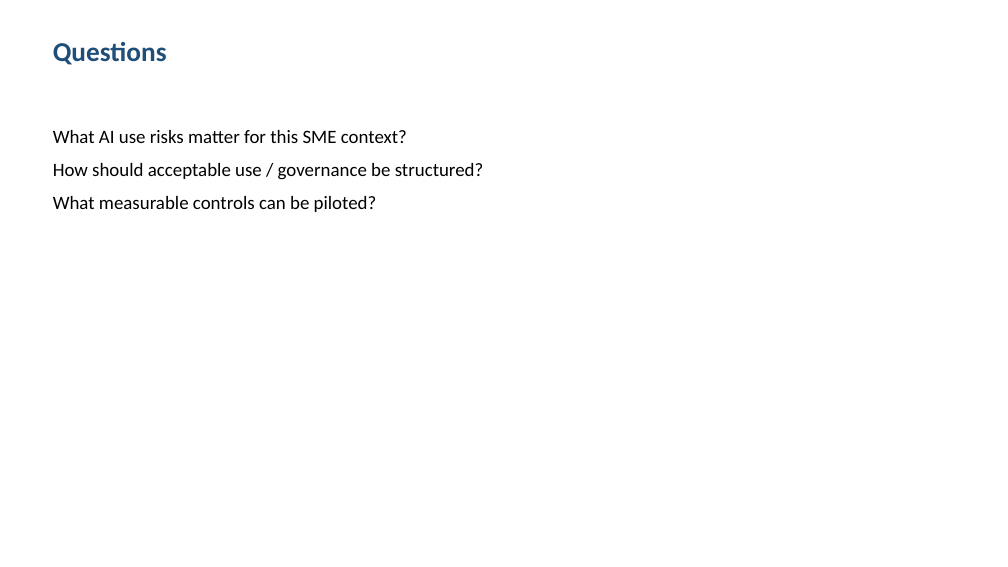
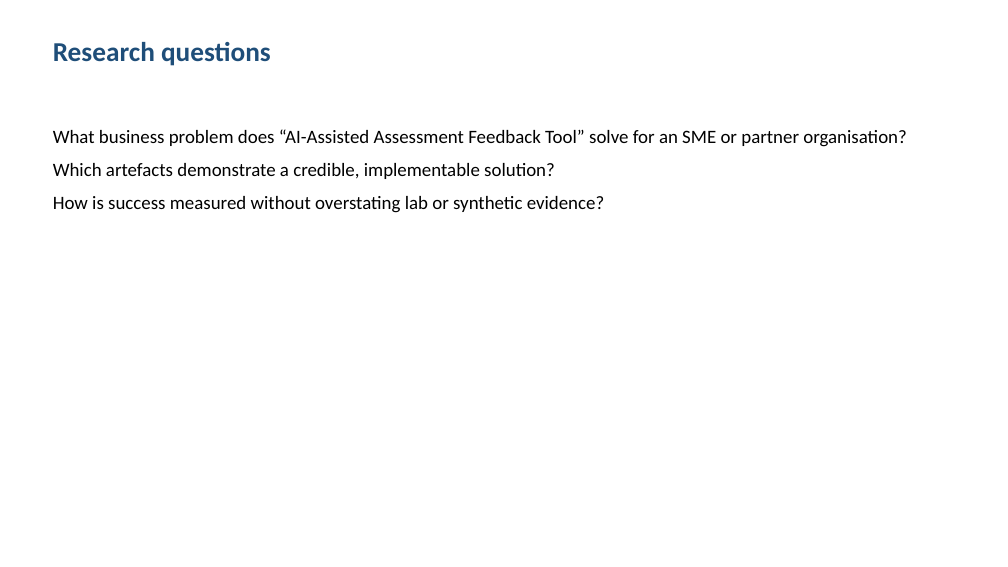
Before and after one commit to shohrabniaz/ai-assisted-assessment-feedback-tool, a slide deck: slide 2 of Final_Submission/02_Presentation.pptx. Drawn at 1008x567 pixels with LibreOffice and Linux fonts; fonts in the diff are those of the drawing. Boxes give left, top, right and bottom in pixels: in the first picture for what was removed or moved away, otherwise in the second. Text is boxed around its words. In the diff, an @@ line names an element or a change of style, - is before the commit and + after.

```diff
--- a/Final_Submission/02_Presentation.pptx
+++ b/Final_Submission/02_Presentation.pptx
@@ text at box(53, 42, 271, 66): text changed @@
-Questions
+Research questions
@@ text at box(53, 129, 907, 213): text changed @@
-What AI use risks matter for this SME context?
-How should acceptable use / governance be structured?
-What measurable controls can be piloted?
+What business problem does “AI-Assisted Assessment Feedback Tool” solve for an SME or partner organisation?
+Which artefacts demonstrate a credible, implementable solution?
+How is success measured without overstating lab or synthetic evidence?
```
Also in this commit, not shown: 3 other slides changed, 12 other files.
